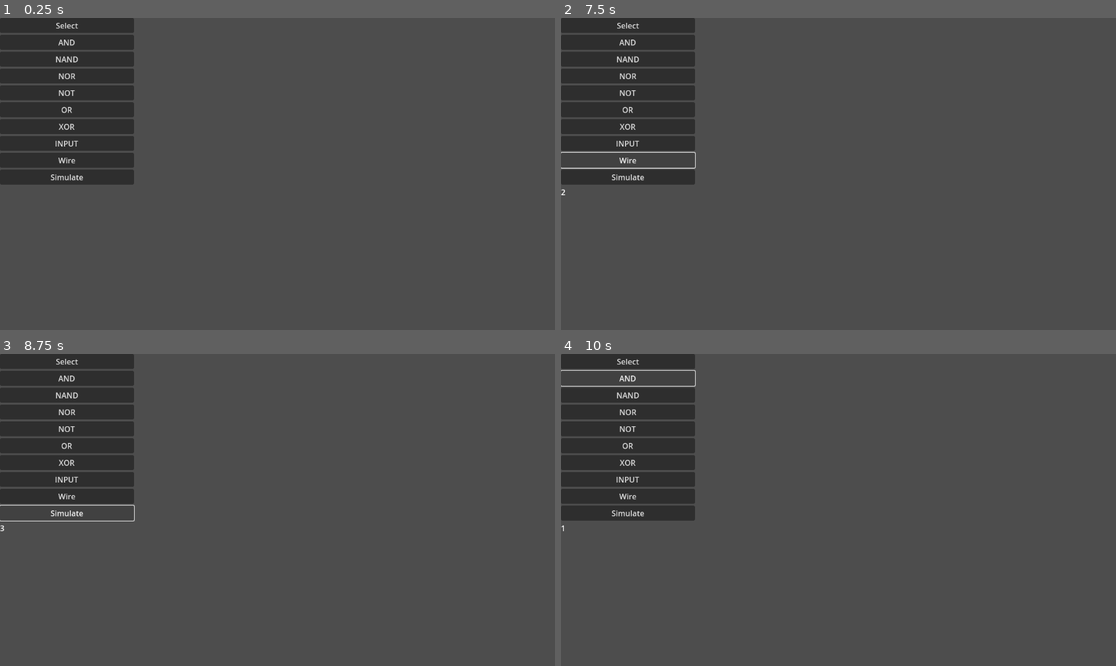
Above: before the commit, frames 1-4 (two rows, left to right).
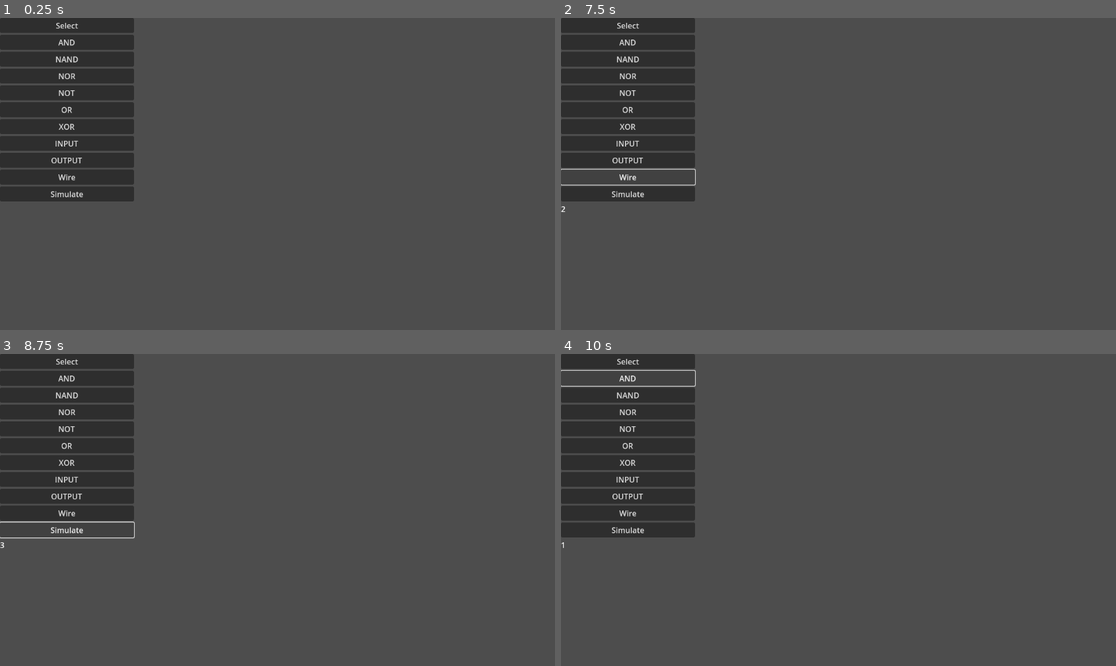
Above: after the commit, the same moments.

Repository: rbessin/Signal-Relay
Game: Godot game, scene res://scenes/main.tscn
Same seed, same stepped clock (60 frames per second), same inputs: the game is played once before the commit and once after it.
Inputs (mouse positions are in pixels of both pictures, inside the frame that each line leads up to):
- Up to frame 1 (0.25 s): no input
- Up to frame 2 (7.5 s): click "INPUT" at 0.5 s; click (627, 161) at 1.25 s, where only the run after the commit has a clickable "OUTPUT"; click "Select" at 2 s; click "AND" at 2.75 s; click "NAND" at 3.5 s; click "NOR" at 4.25 s; click "NOT" at 5 s; click "OR" at 5.75 s; click "XOR" at 6.5 s; click "Wire" at 7.25 s
- Up to frame 3 (8.75 s): click "Simulate" at 8 s
- Up to frame 4 (10 s): click "Select" at 8.75 s; click "AND" at 9.5 s

The runs differ from the first frame. In frame 1, 1.2% of the frame differs, in the area x 0-25%, y 44-59%; in frame 2, 1.7%, in the area x 0-25%, y 42-63%; in frame 3, 0.7%; in frame 4, 1.2%.

Commit message:
added signal propagation, output display, colors for high and low signals, updated input button  to propagate without inputs

Diff:
--- a/scenes/main.tscn
+++ b/scenes/main.tscn
@@ -42,6 +42,10 @@
 layout_mode = 2
 text = "INPUT"
 
+[node name="OUTPUTButton" type="Button" parent="Toolbar"]
+layout_mode = 2
+text = "OUTPUT"
+
 [node name="Wire" type="Button" parent="Toolbar"]
 layout_mode = 2
 text = "Wire"
@@ -61,5 +65,6 @@
 [connection signal="pressed" from="Toolbar/ORButton" to="." method="select_place" binds= ["OR"]]
 [connection signal="pressed" from="Toolbar/XORButton" to="." method="select_place" binds= ["XOR"]]
 [connection signal="pressed" from="Toolbar/INPUTButton" to="." method="select_place" binds= ["INPUT"]]
+[connection signal="pressed" from="Toolbar/OUTPUTButton" to="." method="select_place" binds= ["OUTPUT"]]
 [connection signal="pressed" from="Toolbar/Wire" to="." method="select_wire"]
 [connection signal="pressed" from="Toolbar/Simulate" to="." method="select_simulate"]
--- /dev/null
+++ b/scenes/ui/output_display.tscn
@@ -0,0 +1,6 @@
+[gd_scene load_steps=2 format=3 uid="uid://b86m63fl5dp7t"]
+
+[ext_resource type="Script" uid="uid://d040hvq0xnpr5" path="res://scripts/ui/output_display.gd" id="1_oak4o"]
+
+[node name="OutputDisplay" type="Node2D"]
+script = ExtResource("1_oak4o")
--- a/scripts/core/gate.gd
+++ b/scripts/core/gate.gd
@@ -8,6 +8,7 @@
 
 # State parameters (input, output)
 @export var input_values: Array[bool] = []
+var previous_output_value: bool = false
 @export var output_value: bool = false
 
 # Structure parameters (# of inputs, # of outputs)
@@ -38,6 +39,15 @@
 # Get input states to set output state
 func evaluate() -> void:
 	pass
+
+func evaluate_with_propagation():
+	var old_output = output_value
+	read_inputs_from_pins()
+	evaluate()
+	write_output_to_pin()
+	if output_value != old_output:
+		propagate_to_wires()
+	print(type, " evaluating, output: ", output_value)
 
 # Set input state
 func set_input(index, value):
@@ -102,6 +112,7 @@
 		if event.pressed and event.button_index == MOUSE_BUTTON_LEFT:
 			gate_clicked.emit(self)
 
+# Create pins
 func create_pins():
 	for i in range(num_inputs): # Create input pins
 		var pin = Pin.new()
@@ -120,3 +131,29 @@
 		var y_pos = -size.y / 2 + (size.y / (num_outputs + 1)) * (i + 1)
 		pin.position = Vector2(x_pos, y_pos)
 		add_child(pin)
+
+# Read inputs
+func read_inputs_from_pins():
+	var input_num: int = 0
+	for child in get_children():
+		if child is Pin:
+			if child.pin_type == Pin.PinType.INPUT:
+				input_values[input_num] = child.signal_state
+				input_num += 1
+
+# Write output
+func write_output_to_pin():
+	for child in get_children():
+		if child is Pin:
+			if child.pin_type == Pin.PinType.OUTPUT:
+				child.signal_state = output_value
+				child.update_visuals()
+				return
+
+# Propagate output
+func propagate_to_wires():
+	for child in get_children():
+		if child is Pin:
+			if child.pin_type == Pin.PinType.OUTPUT:
+				for wire in child.connected_wires:
+					wire.propagate()
--- a/scripts/core/pin.gd
+++ b/scripts/core/pin.gd
@@ -12,7 +12,7 @@
 
 # Visual parameters (color, size, refs)
 var color_rect: ColorRect
-var colors: Dictionary = { PinType.INPUT: Color.BLUE, PinType.OUTPUT: Color.RED }
+var color: Color = Color.GRAY
 var size: Vector2 = Vector2(8, 8)
 
 # Collision parameters
@@ -29,11 +29,16 @@
 # Set visuals
 func set_visuals():
 	color_rect = ColorRect.new()
-	color_rect.color = colors[pin_type]
+	color_rect.color = color
 	color_rect.size = size
 	color_rect.position = -size / 2
 	color_rect.mouse_filter = Control.MOUSE_FILTER_IGNORE
 	add_child(color_rect)
+
+# Update visuals
+func update_visuals():
+	if signal_state == true: color_rect.color = Color.YELLOW
+	else: color_rect.color = Color.GRAY
 
 # Set collisions
 func set_collisions() -> void:
--- a/scripts/core/wire.gd
+++ b/scripts/core/wire.gd
@@ -97,3 +97,12 @@
 	if event is InputEventMouseButton:
 		if event.pressed and event.button_index == MOUSE_BUTTON_LEFT:
 			wire_clicked.emit(self)
+
+func propagate():
+	if from_pin.signal_state == true:
+		line.default_color = Color.LIGHT_YELLOW
+	else: line.default_color = Color.BLACK
+	to_pin.signal_state = from_pin.signal_state
+	to_pin.update_visuals()
+	to_pin.get_parent().evaluate_with_propagation()
+	print("Wire propagating from ", from_pin.parent_gate.type, " to ", to_pin.parent_gate.type)
--- a/scripts/main.gd
+++ b/scripts/main.gd
@@ -14,6 +14,7 @@
 	"NOT": preload("res://scenes/gates/not_gate.tscn"),
 	"XOR": preload("res://scenes/gates/xor_gate.tscn"),
 	"INPUT": preload("res://scenes/ui/input.tscn"),
+	"OUTPUT": preload("res://scenes/ui/output_display.tscn"),
 }
 var gate_to_place: PackedScene = null # Which gate type to place
 var current_uid: int = 0
--- a/scripts/ui/input.gd
+++ b/scripts/ui/input.gd
@@ -11,6 +11,8 @@
 	print("Toggled.")
 	output_value = !output_value
 	update_visual()
+	write_output_to_pin()
+	propagate_to_wires()
 
 func update_visual():
 	if output_value:
--- /dev/null
+++ b/scripts/ui/output_display.gd
@@ -0,0 +1,22 @@
+extends Gate
+
+func _ready() -> void:
+	type = "OUTPUT"
+	num_inputs = 1
+	num_outputs = 0
+	color = Color.GRAY
+	input_values = [false]
+	super._ready()
+
+func evaluate():
+	if input_values.size() > 0:
+		output_value = input_values[0]  # Just pass through the input
+		update_visual()
+
+func update_visual():
+	if output_value:
+		color_rect.color = Color.GREEN
+		label.text = "True"
+	else:
+		color_rect.color = Color.GRAY
+		label.text = "False"
Not shown, added: scripts/ui/output_display.gd.uid
